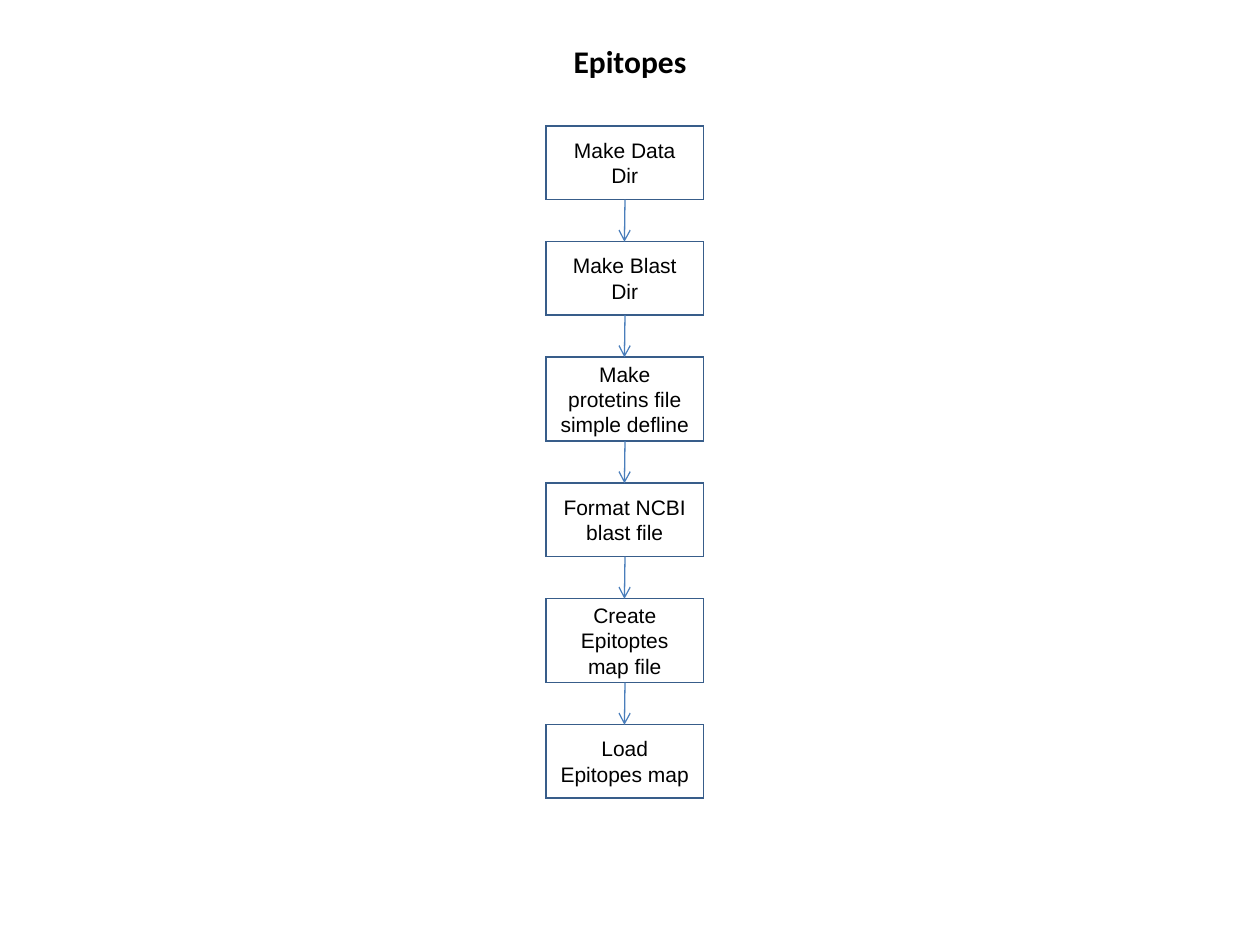
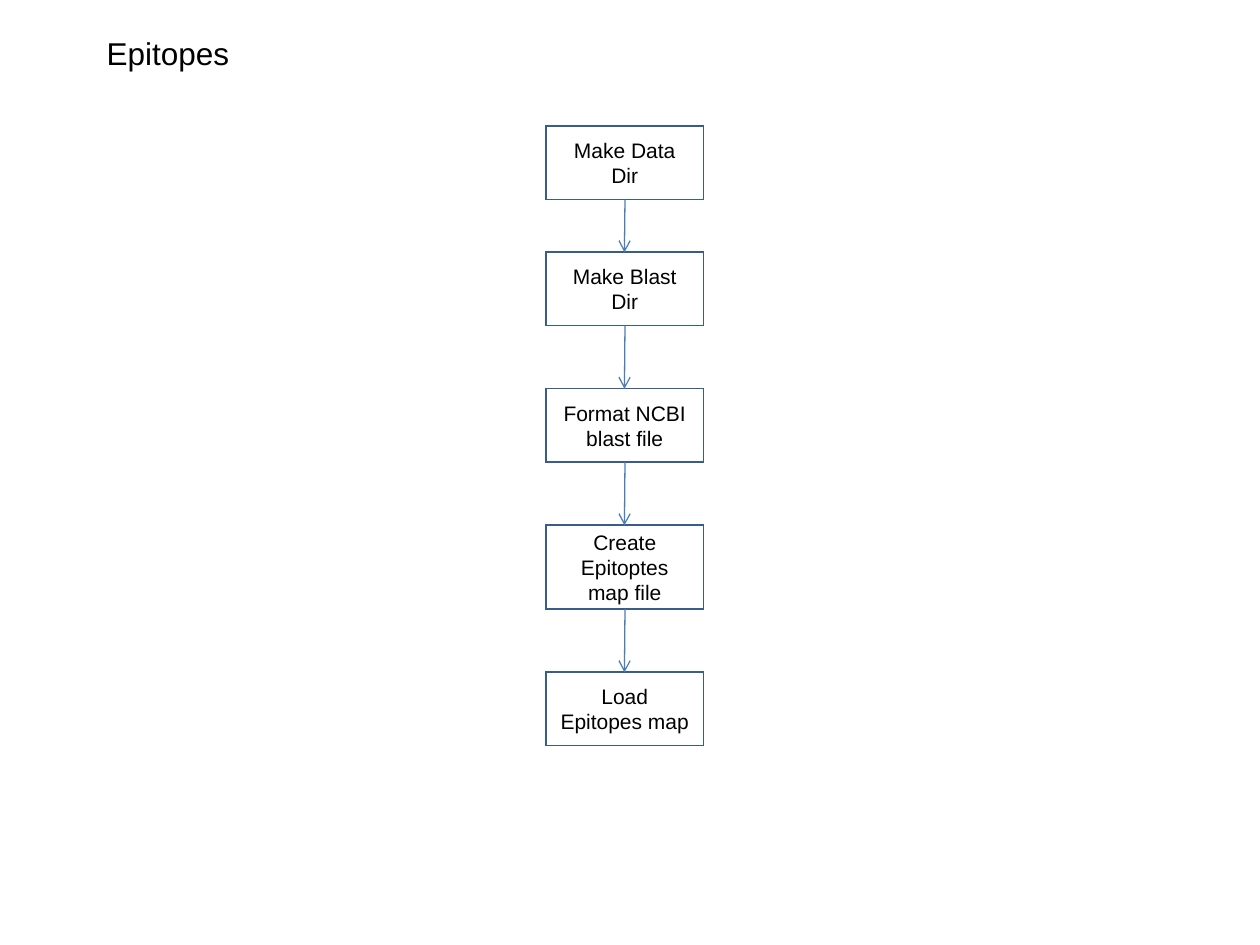
Before and after one commit to VEuPathDB/ApiCommonData, a slide deck: slide 8 of Load/doc/workflow/AnalysisWorkflow.ppt (slide 9 before the commit). Drawn at 1260x945 pixels with LibreOffice and Linux fonts; fonts in the diff are those of the drawing. Boxes give left, top, right and bottom in pixels: in the first picture for what was removed or moved away, otherwise in the second. Text is boxed around its words. In the diff, an @@ line names an element or a change of style, - is before the commit and + after.

```diff
--- a/Load/doc/workflow/AnalysisWorkflow.ppt
+++ b/Load/doc/workflow/AnalysisWorkflow.ppt
@@ title "Epitopes" at <box>107,42,230,71</box>: font Calibri to Arial, bold off @@
@@ arrow moved from (625, 199) - (625, 242) to (625, 200) - (625, 252) @@
@@ rectangle "Make Blast Dir": place and size @@
-rectangle "Make Blast Dir" at <box>546,242,703,315</box>
+rectangle "Make Blast Dir" at <box>546,252,703,325</box>
@@ arrow moved from (625, 315) - (625, 358) to (625, 326) - (625, 389) @@
@@ rectangle removed at <box>546,357,703,441</box> @@
-Make protetins file simple defline
@@ rectangle "Format NCBI blast file": place and size @@
-rectangle "Format NCBI blast file" at <box>546,483,703,556</box>
+rectangle "Format NCBI blast file" at <box>546,388,703,461</box>
@@ arrow moved from (625, 441) - (625, 484) to (625, 462) - (625, 525) @@
@@ rectangle "Create Epitoptes map file": place and size @@
-rectangle "Create Epitoptes map file" at <box>546,598,703,683</box>
+rectangle "Create Epitoptes map file" at <box>546,525,703,610</box>
@@ arrow removed from (625, 557) to (625, 598) @@
@@ arrow moved from (625, 683) - (625, 724) to (625, 610) - (625, 673) @@
@@ rectangle "Load Epitopes map": place and size @@
-rectangle "Load Epitopes map" at <box>546,724,703,798</box>
+rectangle "Load Epitopes map" at <box>546,672,703,745</box>
```
Also in this commit, not shown: 11 other slides changed, 3 slides added, 3 slides removed.
